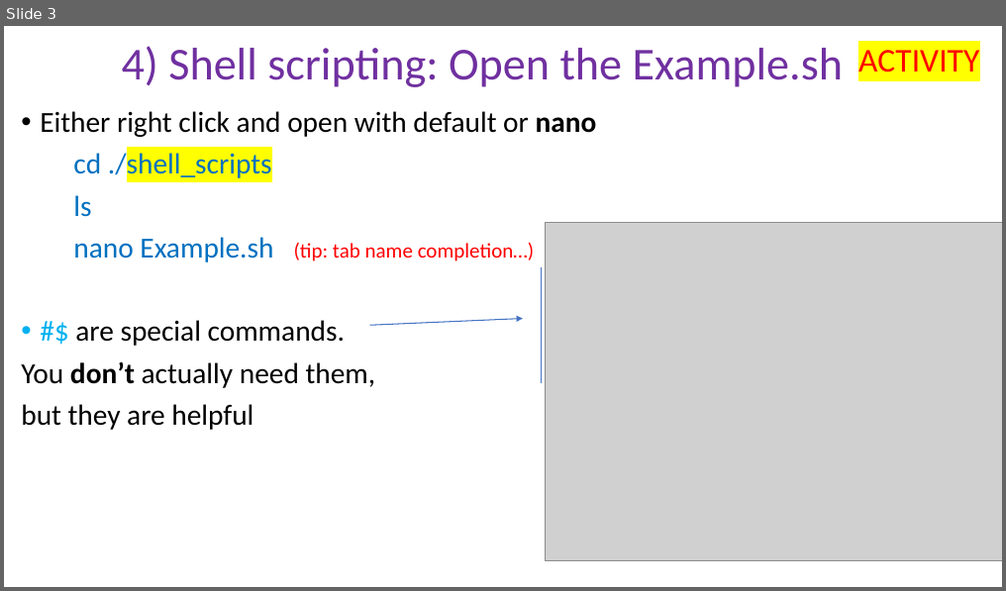
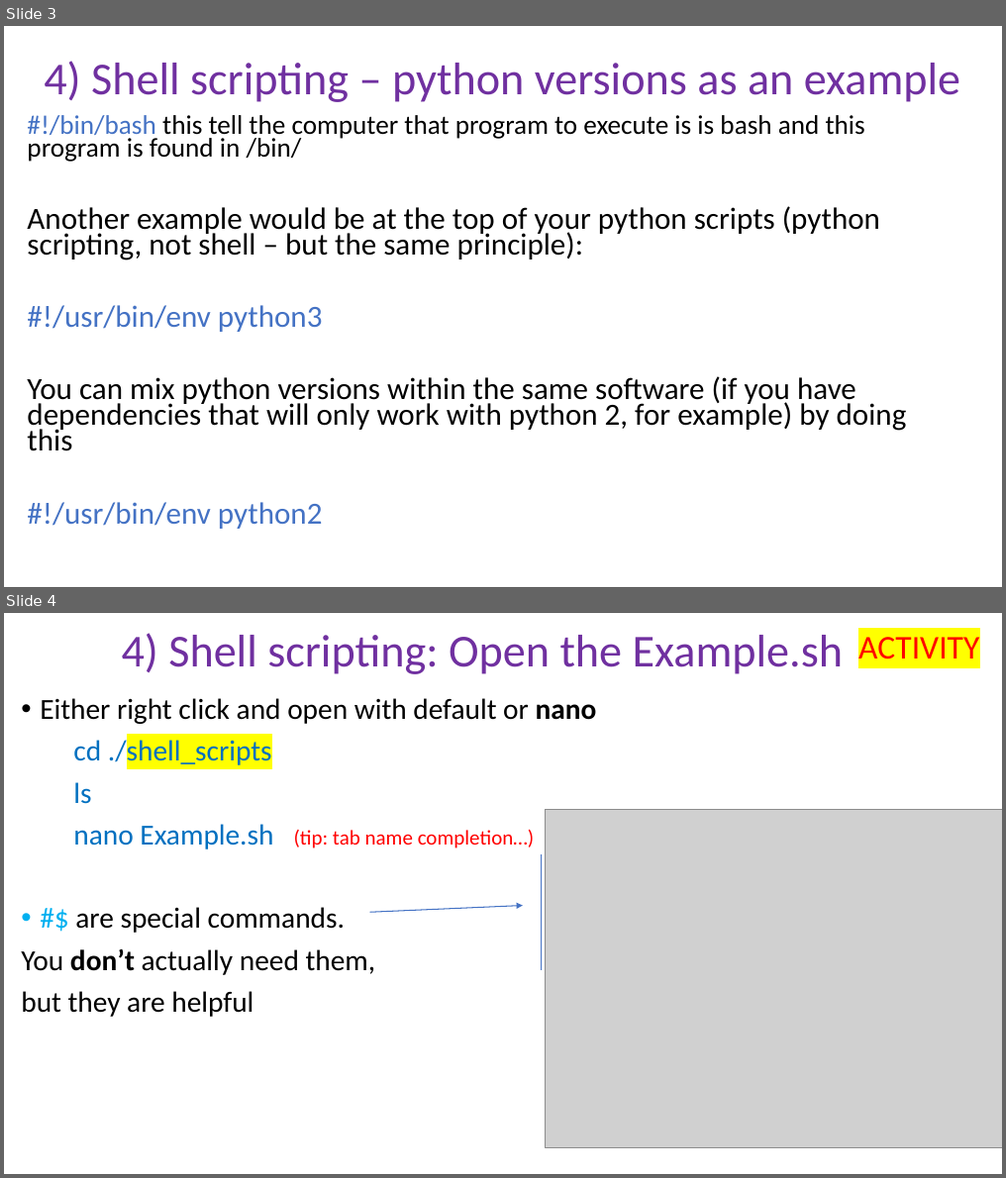
Before and after one commit to peterthorpe5/Msc_Digital_Health, a slide deck: powerpoint/4_Shell_scripting.pptx. Shown one above the other, each under a label of ours: slide 3 before the commit, slides 3 and 4 after it. The pictures are 1006x591 and 1006x1178 pixels, drawn with LibreOffice and Linux fonts; fonts in the diff are those of the drawing; grey boxes stand for pictures. Boxes give left, top, right and bottom in pixels: in the first picture for what was removed or moved away, otherwise in the second. Text is boxed around its words. In the diff, an @@ line names an element or a change of style, - is before the commit and + after.

```diff
--- a/powerpoint/4_Shell_scripting.pptx
+++ b/powerpoint/4_Shell_scripting.pptx
@@ slide 3 added at (4, 26, 1002, 587), background #FFFFFF @@
@@ title added at (44, 61, 960, 102), 44 pt, text #7030A0 @@
+4) Shell scripting – python versions as an example
@@ text added at (27, 115, 907, 529), 29.6 pt, text #000000 @@
+#!/bin/bash this tell the computer that program to execute is is bash and this program is found in /bin/
+Another example would be at the top of your python scripts (python scripting, not shell – but the same principle):
+#!/usr/bin/env python3
+You can mix python versions within the same software (if you have dependencies that will only work with python 2, for example) by doing this
+#!/usr/bin/env python2
@@ what was slide 3 is now slide 4 @@
```
Also in this commit, not shown: 4 slides changed, 1 other slide added, 1 other file.
